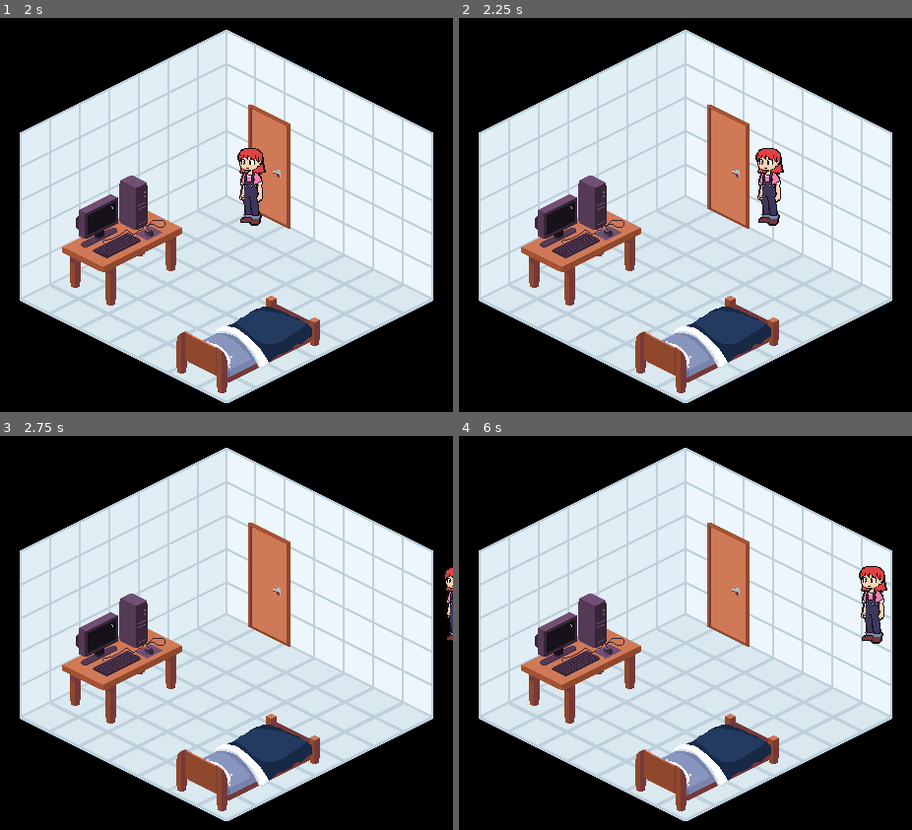
Above: before the commit, frames 1-4 (two rows, left to right).
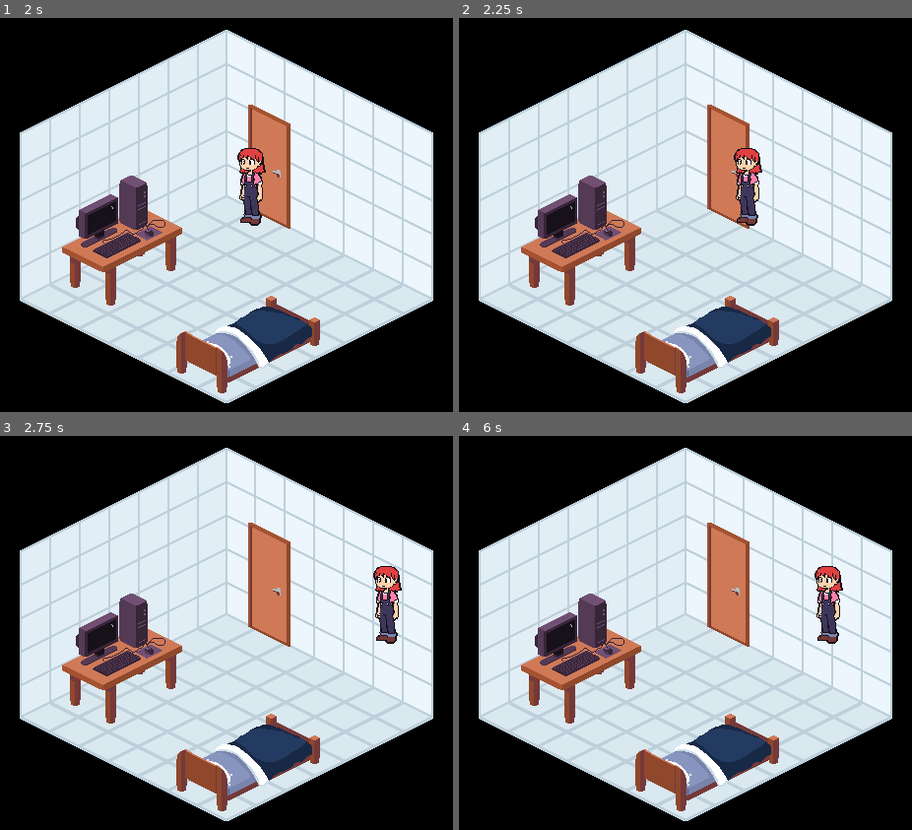
Above: after the commit, the same moments.

Repository: andcolatto/Repository-Santa-Merc-
Game: Godot game, scene res://Scenes/Menu.tscn
Two runs of this game, one before a commit and one after it. Both use one fixed random seed, a clock stepped at 60 frames per second and the inputs below.
Inputs:
- Up to frame 1 (2 s): click "New Game" at 0.5 s; click "New Game" at 1.25 s
- Up to frame 2 (2.25 s): tap Enter at 2 s; hold Right (ui_right) from 2.03 s (still down); hold Shift (Run, bound only after the commit) from 2.03 s (still down)
- Up to frame 3 (2.75 s): keep holding Right (ui_right); keep holding Shift (Run, bound only after the commit)
- Up to frame 4 (6 s): release Right (ui_right) at 2.78 s; release Shift (Run, bound only after the commit) at 2.78 s; hold Down (ui_down) 2.78-3.53 s; tap Shift (Run, bound only after the commit) at 2.85, 4.35, 5.85 s; hold Right (ui_right) 3.53-4.28 s; hold Shift (Run, bound only after the commit) 3.53-4.28 s; tap Space at 4.25 s; hold Up (ui_up) 4.28-5.03 s; tap Enter at 5 s; hold Shift (Run, bound only after the commit) 5.03-5.78 s; hold Left (ui_left) from 5.03 s (still down)

Frame 1 is identical in both runs. In frame 2, 1.7% of the frame differs, in the area x 60-72%, y 33-53%; in frame 3, 1.1%; in frame 4, 1.8%, in the area x 78-95%, y 33-53%.

Commit message:
run system

Diff:
--- a/Santa Mercê/project/Scripts/Amanda/movement.gd
+++ b/Santa Mercê/project/Scripts/Amanda/movement.gd
@@ -1,6 +1,7 @@
 extends CharacterBody2D
 
-@export var speed: float = 300.0
+@export var speed: float = 99.0
+var run = 300
 @onready var IconZ = $CanvasGroup/Zicon
 
 func _ready() -> void:
@@ -10,6 +11,12 @@
 	var input_vector: Vector2 = Input.get_vector("ui_left", "ui_right", "ui_up", "ui_down")
 
 	velocity = input_vector * speed
+
+	# run system
+	if Input.is_action_pressed("Run"):
+		speed = 200
+	else: speed = 99.0
+	#run system
 
 	move_and_slide()
 
--- a/Santa Mercê/project/project.godot
+++ b/Santa Mercê/project/project.godot
@@ -103,6 +103,27 @@
 "script": null
 )]
 }
+Run={
+"deadzone": 0.2,
+"events": [Object(InputEventKey,
+"resource_local_to_scene": false,
+"resource_name": "",
+"device": -1,
+"window_id": 0,
+"alt_pressed": false,
+"shift_pressed": false,
+"ctrl_pressed": false,
+"meta_pressed": false,
+"pressed": false,
+"keycode": 0,
+"physical_keycode": 4194325,
+"key_label": 0,
+"unicode": 0,
+"location": 0,
+"echo": false,
+"script": null
+)]
+}
 
 [physics]
 
Not shown, added: Santa Mercê/project/Sprites/debug background2.png.import
